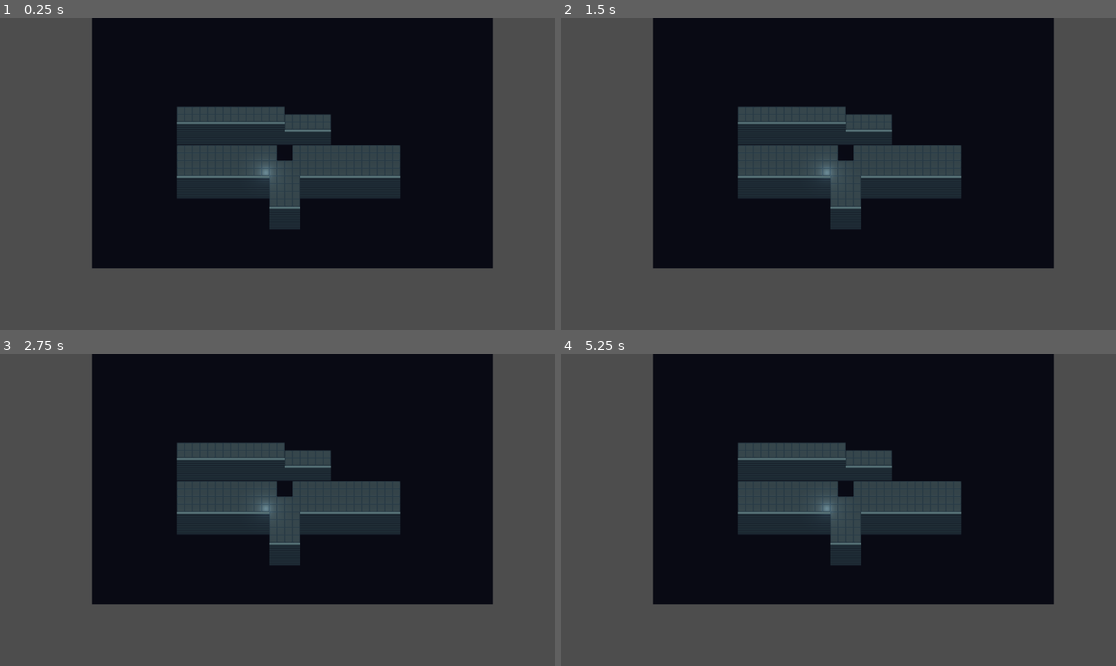
Above: before the commit, frames 1-4 (two rows, left to right).
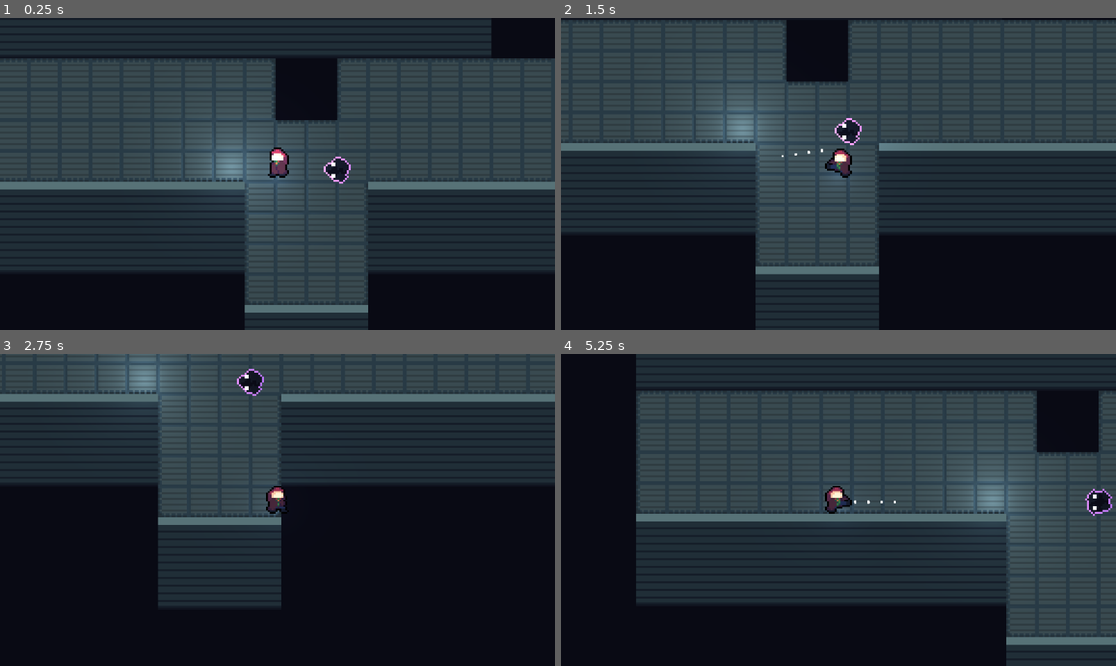
Above: after the commit, the same moments.

Repository: EKO1306/Run-Spoop
Game: Godot game, scene res://Scenes/test.tscn
Same seed, same stepped clock (60 frames per second), same inputs: the game is played once before the commit and once after it. Before the commit the project has no main scene; this scene is started directly in both runs.
Inputs (mouse positions are in pixels of both pictures, inside the frame that each line leads up to):
- Up to frame 1 (0.25 s): no input
- Up to frame 2 (1.5 s): move the mouse to (960, 158) at 0.52 s; hold D (moveRight, bound only after the commit) 0.53-1.28 s; click (960, 158) at 0.6 s; move the mouse to (727, 189) at 1.27 s; hold S (moveDown, bound only after the commit) from 1.28 s (still down); click (727, 189) at 1.35 s
- Up to frame 3 (2.75 s): move the mouse to (333, 441) at 2.02 s; release S (moveDown, bound only after the commit) at 2.03 s; hold D (moveRight, bound only after the commit) from 2.03 s (still down); click (333, 441) at 2.1 s
- Up to frame 4 (5.25 s): move the mouse to (810, 572) at 2.77 s; release D (moveRight, bound only after the commit) at 2.78 s; hold W (moveUp, bound only after the commit) 2.78-3.53 s; click (810, 572) at 2.85 s; move the mouse to (1005, 556) at 3.52 s; hold A (moveLeft, bound only after the commit) 3.53-5.03 s; click (1005, 556) at 3.6 s; move the mouse to (672, 463) at 4.27 s; click (672, 463) at 4.35 s; move the mouse to (866, 510) at 5.02 s; hold S (moveDown, bound only after the commit) from 5.03 s (still down); click (866, 510) at 5.1 s

The runs differ from the first frame. In frame 1, 81% of the frame differs, in the area x 0-100%, y 0-100%; in frame 2, 78%; in frame 3, 74%; in frame 4, 82%.

Commit message:
aaaaaaaaaaaaaa

Diff:
--- /dev/null
+++ b/Nodes/Enemies/floof.tscn
@@ -0,0 +1,53 @@
+[gd_scene load_steps=9 format=3 uid="uid://lxsb8bc6rkis"]
+
+[ext_resource type="Shader" uid="uid://bydehgbrnvtq" path="res://Shaders/outline.gdshader" id="1_cn61u"]
+[ext_resource type="Texture2D" uid="uid://bpricxfnogug" path="res://Images/Sprites/Enemies/Floofs.png" id="2_fl16a"]
+
+[sub_resource type="ShaderMaterial" id="ShaderMaterial_reusw"]
+shader = ExtResource("1_cn61u")
+shader_parameter/outline_color = Color(0.733333, 0.458824, 1, 1)
+shader_parameter/outline_size = 1.0
+
+[sub_resource type="AtlasTexture" id="AtlasTexture_iy3jj"]
+atlas = ExtResource("2_fl16a")
+region = Rect2(0, 0, 16, 16)
+
+[sub_resource type="AtlasTexture" id="AtlasTexture_ys2ib"]
+atlas = ExtResource("2_fl16a")
+region = Rect2(16, 0, 16, 16)
+
+[sub_resource type="AtlasTexture" id="AtlasTexture_e4mpa"]
+atlas = ExtResource("2_fl16a")
+region = Rect2(32, 0, 16, 16)
+
+[sub_resource type="SpriteFrames" id="SpriteFrames_lq5ip"]
+animations = [{
+"frames": [{
+"duration": 1.0,
+"texture": SubResource("AtlasTexture_iy3jj")
+}, {
+"duration": 1.0,
+"texture": SubResource("AtlasTexture_ys2ib")
+}, {
+"duration": 1.0,
+"texture": SubResource("AtlasTexture_e4mpa")
+}],
+"loop": true,
+"name": &"Idle",
+"speed": 5.0
+}]
+
+[sub_resource type="RectangleShape2D" id="RectangleShape2D_cn61u"]
+size = Vector2(2, 2)
+
+[node name="Floof" type="CharacterBody2D"]
+
+[node name="AnimatedSprite2D" type="AnimatedSprite2D" parent="."]
+material = SubResource("ShaderMaterial_reusw")
+sprite_frames = SubResource("SpriteFrames_lq5ip")
+animation = &"Idle"
+autoplay = "Idle"
+frame_progress = 0.0811817
+
+[node name="CollisionShape2D" type="CollisionShape2D" parent="."]
+shape = SubResource("RectangleShape2D_cn61u")
--- /dev/null
+++ b/Nodes/Projectiles/Player/player_projectile_kick.tscn
@@ -0,0 +1,66 @@
+[gd_scene load_steps=7 format=3 uid="uid://7f8w6nhyqq1d"]
+
+[ext_resource type="Script" uid="uid://dds2wf3baqlc7" path="res://Scripts/Projectiles/Player/projectlePlayerBase.gd" id="1_ae6cu"]
+
+[sub_resource type="CircleShape2D" id="CircleShape2D_8fol8"]
+radius = 2.0
+
+[sub_resource type="ParticleProcessMaterial" id="ParticleProcessMaterial_8fol8"]
+particle_flag_disable_z = true
+initial_velocity_min = -5.0
+initial_velocity_max = -5.0
+radial_velocity_min = 0.999978
+radial_velocity_max = 0.999978
+gravity = Vector3(0, 0, 0)
+
+[sub_resource type="Animation" id="Animation_ae6cu"]
+resource_name = "Dead"
+tracks/0/type = "value"
+tracks/0/imported = false
+tracks/0/enabled = true
+tracks/0/path = NodePath("GPUParticles2D:emitting")
+tracks/0/interp = 1
+tracks/0/loop_wrap = true
+tracks/0/keys = {
+"times": PackedFloat32Array(0),
+"transitions": PackedFloat32Array(1),
+"update": 1,
+"values": [false]
+}
+
+[sub_resource type="Animation" id="Animation_l6jsl"]
+length = 0.001
+tracks/0/type = "value"
+tracks/0/imported = false
+tracks/0/enabled = true
+tracks/0/path = NodePath("GPUParticles2D:emitting")
+tracks/0/interp = 1
+tracks/0/loop_wrap = true
+tracks/0/keys = {
+"times": PackedFloat32Array(0),
+"transitions": PackedFloat32Array(1),
+"update": 1,
+"values": [true]
+}
+
+[sub_resource type="AnimationLibrary" id="AnimationLibrary_o8s5x"]
+_data = {
+&"Dead": SubResource("Animation_ae6cu"),
+&"RESET": SubResource("Animation_l6jsl")
+}
+
+[node name="PlayerProjectileKick" type="Area2D"]
+script = ExtResource("1_ae6cu")
+
+[node name="CollisionShape2D" type="CollisionShape2D" parent="."]
+shape = SubResource("CircleShape2D_8fol8")
+
+[node name="GPUParticles2D" type="GPUParticles2D" parent="."]
+amount = 128
+lifetime = 0.25
+process_material = SubResource("ParticleProcessMaterial_8fol8")
+
+[node name="AnimationPlayer" type="AnimationPlayer" parent="."]
+libraries = {
+&"": SubResource("AnimationLibrary_o8s5x")
+}
--- a/Nodes/player.tscn
+++ b/Nodes/player.tscn
@@ -1,11 +1,176 @@
-[gd_scene load_steps=2 format=3 uid="uid://tfyuf421rpdw"]
+[gd_scene load_steps=19 format=3 uid="uid://tfyuf421rpdw"]
+
+[ext_resource type="Texture2D" uid="uid://c2fp5vkocnhnt" path="res://Images/Sprites/Player/Player.png" id="1_aoxlc"]
+[ext_resource type="Shader" uid="uid://bydehgbrnvtq" path="res://Shaders/outline.gdshader" id="1_pie2b"]
+[ext_resource type="Script" uid="uid://otmarycs2rfy" path="res://Scripts/Player/player_movement.gd" id="1_qlfej"]
+
+[sub_resource type="ShaderMaterial" id="ShaderMaterial_pie2b"]
+shader = ExtResource("1_pie2b")
+shader_parameter/outline_color = Color(0, 0, 0, 1)
+shader_parameter/outline_size = 1.0
+
+[sub_resource type="AtlasTexture" id="AtlasTexture_pie2b"]
+atlas = ExtResource("1_aoxlc")
+region = Rect2(16, 16, 16, 16)
+
+[sub_resource type="AtlasTexture" id="AtlasTexture_sfp35"]
+atlas = ExtResource("1_aoxlc")
+region = Rect2(0, 64, 48, 48)
+
+[sub_resource type="AtlasTexture" id="AtlasTexture_hv3sw"]
+atlas = ExtResource("1_aoxlc")
+region = Rect2(32, 64, 48, 48)
+
+[sub_resource type="AtlasTexture" id="AtlasTexture_r4ynj"]
+atlas = ExtResource("1_aoxlc")
+region = Rect2(64, 64, 48, 48)
+
+[sub_resource type="SpriteFrames" id="SpriteFrames_sfp35"]
+animations = [{
+"frames": [{
+"duration": 1.0,
+"texture": SubResource("AtlasTexture_pie2b")
+}],
+"loop": true,
+"name": &"Idle",
+"speed": 5.0
+}, {
+"frames": [{
+"duration": 2.0,
+"texture": SubResource("AtlasTexture_sfp35")
+}, {
+"duration": 1.0,
+"texture": SubResource("AtlasTexture_hv3sw")
+}, {
+"duration": 1.0,
+"texture": SubResource("AtlasTexture_r4ynj")
+}],
+"loop": false,
+"name": &"Primary",
+"speed": 10.0
+}]
 
 [sub_resource type="RectangleShape2D" id="RectangleShape2D_grb8b"]
 size = Vector2(4, 4)
 
+[sub_resource type="Gradient" id="Gradient_qc4db"]
+colors = PackedColorArray(1, 1, 1, 1, 0, 0, 0, 1)
+
+[sub_resource type="GradientTexture2D" id="GradientTexture2D_qlfej"]
+gradient = SubResource("Gradient_qc4db")
+width = 128
+height = 128
+fill = 1
+fill_from = Vector2(0.5, 0.5)
+fill_to = Vector2(0.5, 1)
+
+[sub_resource type="Animation" id="Animation_pie2b"]
+resource_name = "Idle"
+length = 2.0
+loop_mode = 1
+tracks/0/type = "value"
+tracks/0/imported = false
+tracks/0/enabled = true
+tracks/0/path = NodePath("Sprite/AnimatedSprite2D:scale")
+tracks/0/interp = 1
+tracks/0/loop_wrap = true
+tracks/0/keys = {
+"times": PackedFloat32Array(0, 1, 2),
+"transitions": PackedFloat32Array(-2, -2, 1),
+"update": 0,
+"values": [Vector2(1, 1), Vector2(1, 0.9), Vector2(1, 1)]
+}
+
+[sub_resource type="Animation" id="Animation_sfp35"]
+length = 0.001
+tracks/0/type = "value"
+tracks/0/imported = false
+tracks/0/enabled = true
+tracks/0/path = NodePath("Sprite/AnimatedSprite2D:scale")
+tracks/0/interp = 1
+tracks/0/loop_wrap = true
+tracks/0/keys = {
+"times": PackedFloat32Array(0),
+"transitions": PackedFloat32Array(1),
+"update": 0,
+"values": [Vector2(1, 1)]
+}
+
+[sub_resource type="AnimationLibrary" id="AnimationLibrary_hv3sw"]
+_data = {
+&"Idle": SubResource("Animation_pie2b"),
+&"RESET": SubResource("Animation_sfp35")
+}
+
+[sub_resource type="Animation" id="Animation_wmu34"]
+resource_name = "AttackPrimary"
+tracks/0/type = "value"
+tracks/0/imported = false
+tracks/0/enabled = true
+tracks/0/path = NodePath("Sprite/AnimatedSprite2D:animation")
+tracks/0/interp = 1
+tracks/0/loop_wrap = true
+tracks/0/keys = {
+"times": PackedFloat32Array(),
+"transitions": PackedFloat32Array(),
+"update": 1,
+"values": []
+}
+
+[sub_resource type="Animation" id="Animation_0bouj"]
+length = 0.001
+tracks/0/type = "value"
+tracks/0/imported = false
+tracks/0/enabled = true
+tracks/0/path = NodePath("Sprite/AnimatedSprite2D:animation")
+tracks/0/interp = 1
+tracks/0/loop_wrap = true
+tracks/0/keys = {
+"times": PackedFloat32Array(0),
+"transitions": PackedFloat32Array(1),
+"update": 1,
+"values": [&"Primary"]
+}
+
+[sub_resource type="AnimationLibrary" id="AnimationLibrary_2hphp"]
+_data = {
+&"AttackPrimary": SubResource("Animation_wmu34"),
+&"RESET": SubResource("Animation_0bouj")
+}
+
 [node name="Player" type="CharacterBody2D"]
+script = ExtResource("1_qlfej")
+
+[node name="Sprite" type="CanvasGroup" parent="."]
+
+[node name="AnimatedSprite2D" type="AnimatedSprite2D" parent="Sprite"]
+material = SubResource("ShaderMaterial_pie2b")
+position = Vector2(-1, 2)
+sprite_frames = SubResource("SpriteFrames_sfp35")
+animation = &"Primary"
+autoplay = "Idle"
+offset = Vector2(0, -8)
 
 [node name="CollisionShape2D" type="CollisionShape2D" parent="."]
 shape = SubResource("RectangleShape2D_grb8b")
 
 [node name="Camera2D" type="Camera2D" parent="."]
+zoom = Vector2(4, 4)
+
+[node name="PointLight2D" type="PointLight2D" parent="."]
+color = Color(0.61137, 0.673765, 0.856615, 1)
+energy = 0.6
+shadow_enabled = true
+texture = SubResource("GradientTexture2D_qlfej")
+height = 4.0
+
+[node name="IdleAnim" type="AnimationPlayer" parent="."]
+libraries = {
+&"": SubResource("AnimationLibrary_hv3sw")
+}
+autoplay = "Idle"
+
+[node name="AnimationPlayer" type="AnimationPlayer" parent="."]
+libraries = {
+&"": SubResource("AnimationLibrary_2hphp")
+}
--- a/Scenes/test.tscn
+++ b/Scenes/test.tscn
@@ -1,8 +1,9 @@
-[gd_scene load_steps=9 format=4 uid="uid://dcpc0m8wnpq1q"]
+[gd_scene load_steps=10 format=4 uid="uid://dcpc0m8wnpq1q"]
 
 [ext_resource type="Texture2D" uid="uid://ddwu0vv0epdul" path="res://Images/Tiles/Sewer.png" id="1_lc1oi"]
 [ext_resource type="Texture2D" uid="uid://402toutt5sue" path="res://Images/Tiles/Sewer-Normal.png" id="2_8od7v"]
 [ext_resource type="PackedScene" uid="uid://tfyuf421rpdw" path="res://Nodes/player.tscn" id="3_qc4db"]
+[ext_resource type="PackedScene" uid="uid://lxsb8bc6rkis" path="res://Nodes/Enemies/floof.tscn" id="4_ys1qc"]
 
 [sub_resource type="CanvasTexture" id="CanvasTexture_lc1oi"]
 diffuse_texture = ExtResource("1_lc1oi")
@@ -155,6 +156,7 @@
 2:3/0/terrains_peering_bit/bottom_left_corner = 1
 2:3/0/terrains_peering_bit/left_side = 1
 3:0/0 = 0
+3:0/0/physics_layer_0/polygon_0/points = PackedVector2Array(-8, -8, 8, -8, 8, 8, -8, 8)
 
 [sub_resource type="TileSet" id="TileSet_qc4db"]
 occlusion_layer_0/light_mask = 1
@@ -197,3 +199,7 @@
 
 [node name="Player" parent="." instance=ExtResource("3_qc4db")]
 position = Vector2(-15, -36)
+motion_mode = 1
+
+[node name="Floof" parent="." instance=ExtResource("4_ys1qc")]
+position = Vector2(16, -38)
--- /dev/null
+++ b/Scripts/Player/player_movement.gd
@@ -0,0 +1,22 @@
+extends CharacterBody2D
+
+const baseSpeed = 100
+
+func _physics_process(delta: float) -> void:
+	var mousePos = get_global_mouse_position()
+	var moveDir = Vector2(Input.get_axis("moveLeft","moveRight"),Input.get_axis("moveUp","moveDown"))
+	velocity = moveDir.normalized() * baseSpeed
+	if global_position.x < mousePos.x:
+		$Sprite.scale.x = 1
+	else:
+		$Sprite.scale.x = -1
+
+	if Input.is_action_just_pressed("attackPrimary"):
+		velocity += (global_position.direction_to(mousePos) * 2) / delta
+		$Sprite/AnimatedSprite2D.play("Primary")
+		var kickProjectile = preload("res://Nodes/Projectiles/Player/player_projectile_kick.tscn").instantiate()
+		kickProjectile.global_position = global_position + global_position.direction_to(mousePos) * 8
+		kickProjectile.direction = global_position.direction_to(mousePos)
+		get_tree().get_current_scene().add_child(kickProjectile)
+
+	move_and_slide()
--- /dev/null
+++ b/Scripts/Projectiles/Player/projectlePlayerBase.gd
@@ -0,0 +1,30 @@
+extends Area2D
+
+@export var speed = 200
+@export var lifespan = 0.2
+@export var deleteTimer = 1
+var remainingLifespan
+var alive = true
+
+var direction = Vector2.ZERO
+var velocity = Vector2.ZERO
+
+func _ready() -> void:
+	remainingLifespan = lifespan
+
+func _physics_process(delta: float) -> void:
+	remainingLifespan -= delta
+	if alive:
+		if remainingLifespan <= 0:
+			alive = false
+			monitoring = false
+			monitorable = false
+			$AnimationPlayer.play("Dead")
+	if not alive:
+		if remainingLifespan <= -deleteTimer:
+			queue_free()
+		return
+	rotation = Vector2.ZERO.angle_to_point(direction)
+	velocity = direction * speed
+	print(velocity)
+	position += velocity * delta
--- /dev/null
+++ b/Shaders/outline.gdshader
@@ -0,0 +1,36 @@
+shader_type canvas_item;
+uniform sampler2D screen_texture : hint_screen_texture, repeat_disable, filter_nearest;
+
+uniform vec4 outline_color : source_color;
+uniform float outline_size = 1.0;
+
+
+void fragment(){
+	bool round_outline = false;
+	if (outline_size > 1.0) {
+		round_outline = true;
+	}
+	float size_x = outline_size/float(textureSize(TEXTURE, 0).x);
+	float size_y = outline_size/float(textureSize(TEXTURE, 0).y);
+	vec4 sprite_color = texture(TEXTURE, UV);
+	float alpha;
+	if (round_outline) {
+		alpha = -8.0 * sprite_color.a;
+	} else {
+		alpha = -4.0 * sprite_color.a;
+	}
+	alpha += texture(TEXTURE, UV + vec2(size_x, 0)).a;
+	alpha += texture(TEXTURE, UV + vec2(-size_x, 0)).a;
+	alpha += texture(TEXTURE, UV + vec2(0, size_y)).a;
+	alpha += texture(TEXTURE, UV + vec2(0, -size_y)).a;
+	//For outlining corners
+	//Change the -4.0 to -8.0 in alpa if adding these lines
+	if (round_outline) {
+	alpha += texture(TEXTURE, UV + vec2(size_x, size_y)).a;
+	alpha += texture(TEXTURE, UV + vec2(-size_x, size_y)).a;
+	alpha += texture(TEXTURE, UV + vec2(-size_x, -size_y)).a;
+	alpha += texture(TEXTURE, UV + vec2(size_x, -size_y)).a;
+	}
+	vec4 final_color = mix(sprite_color, outline_color, clamp(alpha, 0.0, 1.0));
+	COLOR = vec4(final_color.rgb, clamp(abs(alpha) + sprite_color.a, 0.0, 1.0));
+}
--- a/project.godot
+++ b/project.godot
@@ -11,8 +11,37 @@
 [application]
 
 config/name="RunSpoop"
+run/main_scene="uid://dcpc0m8wnpq1q"
 config/features=PackedStringArray("4.4", "Forward Plus")
 config/icon="res://icon.svg"
+
+[input]
+
+moveLeft={
+"deadzone": 0.2,
+"events": [Object(InputEventKey,"resource_local_to_scene":false,"resource_name":"","device":-1,"window_id":0,"alt_pressed":false,"shift_pressed":false,"ctrl_pressed":false,"meta_pressed":false,"pressed":false,"keycode":0,"physical_keycode":65,"key_label":0,"unicode":97,"location":0,"echo":false,"script":null)
+]
+}
+moveRight={
+"deadzone": 0.2,
+"events": [Object(InputEventKey,"resource_local_to_scene":false,"resource_name":"","device":-1,"window_id":0,"alt_pressed":false,"shift_pressed":false,"ctrl_pressed":false,"meta_pressed":false,"pressed":false,"keycode":0,"physical_keycode":68,"key_label":0,"unicode":100,"location":0,"echo":false,"script":null)
+]
+}
+moveUp={
+"deadzone": 0.2,
+"events": [Object(InputEventKey,"resource_local_to_scene":false,"resource_name":"","device":-1,"window_id":0,"alt_pressed":false,"shift_pressed":false,"ctrl_pressed":false,"meta_pressed":false,"pressed":false,"keycode":0,"physical_keycode":87,"key_label":0,"unicode":119,"location":0,"echo":false,"script":null)
+]
+}
+moveDown={
+"deadzone": 0.2,
+"events": [Object(InputEventKey,"resource_local_to_scene":false,"resource_name":"","device":-1,"window_id":0,"alt_pressed":false,"shift_pressed":false,"ctrl_pressed":false,"meta_pressed":false,"pressed":false,"keycode":0,"physical_keycode":83,"key_label":0,"unicode":115,"location":0,"echo":false,"script":null)
+]
+}
+attackPrimary={
+"deadzone": 0.2,
+"events": [Object(InputEventMouseButton,"resource_local_to_scene":false,"resource_name":"","device":-1,"window_id":0,"alt_pressed":false,"shift_pressed":false,"ctrl_pressed":false,"meta_pressed":false,"button_mask":1,"position":Vector2(124, 7),"global_position":Vector2(133, 55),"factor":1.0,"button_index":1,"canceled":false,"pressed":true,"double_click":false,"script":null)
+]
+}
 
 [rendering]
 
Binary file added: Images/Sprites/Enemies/Floofs.png
Not shown, added: Images/Sprites/Enemies/Floofs.png.import
Binary file added: Images/Sprites/Player/Player.png
Not shown, added: Images/Sprites/Player/Player.png.import
Binary file added: Images/Tiles/Player.png
Not shown, added: Images/Tiles/Player.png.import
Not shown, added: Scripts/Player/player_movement.gd.uid
Not shown, added: Scripts/Projectiles/Player/projectlePlayerBase.gd.uid
Not shown, added: Shaders/outline.gdshader.uid
